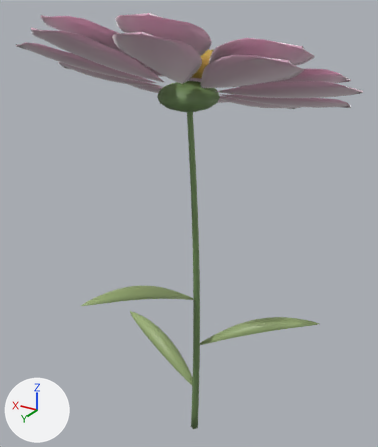
The glTF model www/models/flowers/cosmos-epic-v2.glb, before and after one commit.
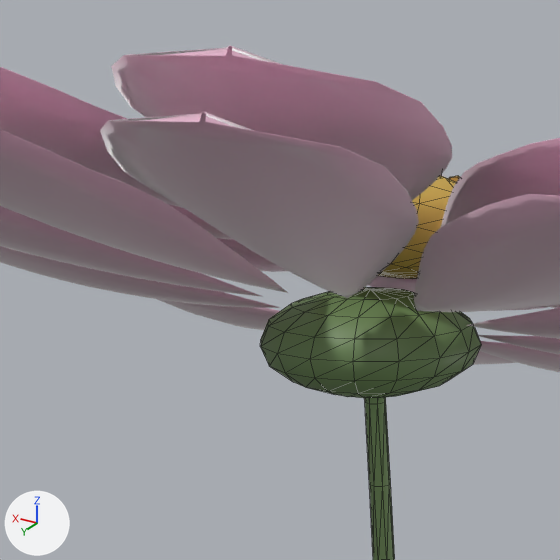
Each version is shown whole from a camera (50 mm lens) standing at (-0.96, 1.65, 1.866) and looking at (0.059, -0.048, 1.017), then close up on the part from 22% to 64% of the width and 0% to 35% of the height. Lighting does not change. The marker at lower left points along +X, +Y and +Z. The last two pictures show the newer version. The close-ups show mesh edges as thin lines. Vertices at exactly the same position are counted once.

Objects in the first close-up: 'cosmos-epic-v2-center', 'cosmos-epic-v2-petal', 'cosmos-epic-v2-stem' and 1 more.
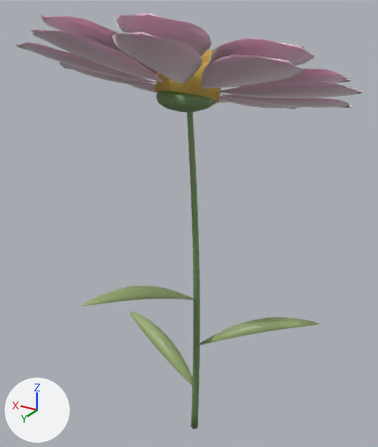
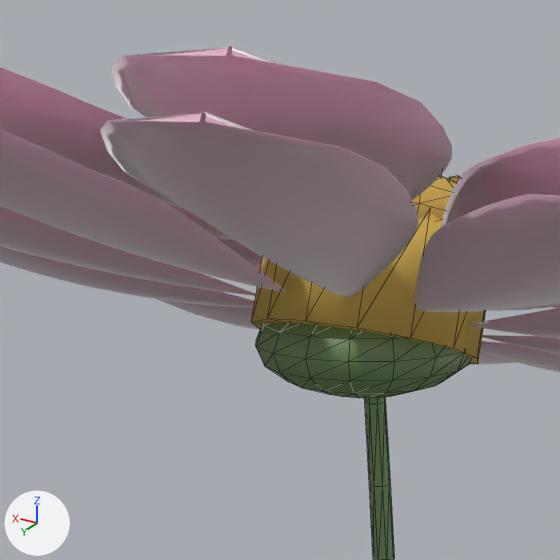
What differs and where, as boxes (x1, y1, x2, y2) in the close-ups (560 x 560 px; the box of a moved part takes in the faces that stretch with it):
'cosmos-epic-v2-stem', reshaped
    before: (260, 287, 481, 560)
    after: (256, 323, 471, 560)
'cosmos-epic-v2-center', reshaped
    before: (378, 176, 456, 279)
    after: (251, 176, 486, 364)
part 1 of me_cosmos_epic_v2_stem, moved or reshaped
    before: (260, 287, 481, 398)
    after: (256, 323, 471, 398)
part 2 of me_cosmos_epic_v2_center, added (brown)
    after: (251, 213, 486, 364)

Diff of the bpy script that builds the scene:
```diff
--- a/www/models/flowers/cosmos-epic-v2.glb.py
+++ b/www/models/flowers/cosmos-epic-v2.glb.py
@@ me_cosmos_epic_v2_stem @@
 # used by ob_cosmos_epic_v2_stem; location = (0.0, 0.0, 0.0)
-me_cosmos_epic_v2_stem.from_pydata(...)  # 314 vertices, 576 faces; spans x -0.08..0.15, y -0.11..0.11, z 0.0..1.59
+me_cosmos_epic_v2_stem.from_pydata(...)  # 350 vertices, 630 faces; spans x -0.08..0.15, y -0.11..0.12, z 0.0..1.59
+# me_cosmos_epic_v2_stem part 1
+# 123 vertices in x -0.08..0.15, y -0.11..0.11, z 1.49..1.59 move by (0.0, 0.01, 0.0)
+# 21 vertices move within x -0.07..0.14, y -0.11..0.11, z 1.49..1.59
+# other edits to the shape of me_cosmos_epic_v2_stem do not show in these pictures
 me_cosmos_epic_v2_stem.materials.append(mat_cosmos_stem_003)
@@ me_cosmos_epic_v2_center @@
 # used by ob_cosmos_epic_v2_center; location = (0.0, 0.0, 0.0)
-me_cosmos_epic_v2_center.from_pydata(...)  # 144 vertices, 256 faces; spans x -0.087..0.153, y -0.144..0.083, z 1.595..1.719
+me_cosmos_epic_v2_center.from_pydata(...)  # 200 vertices, 340 faces; spans x -0.087..0.153, y -0.144..0.12, z 1.503..1.719
+# me_cosmos_epic_v2_center part 2: a new loose piece of 56 vertices spanning x -0.083..0.148, y -0.14..0.12, z 1.503..1.694, in mat_cosmos_center_003
 me_cosmos_epic_v2_center.materials.append(mat_cosmos_center_003)
```
